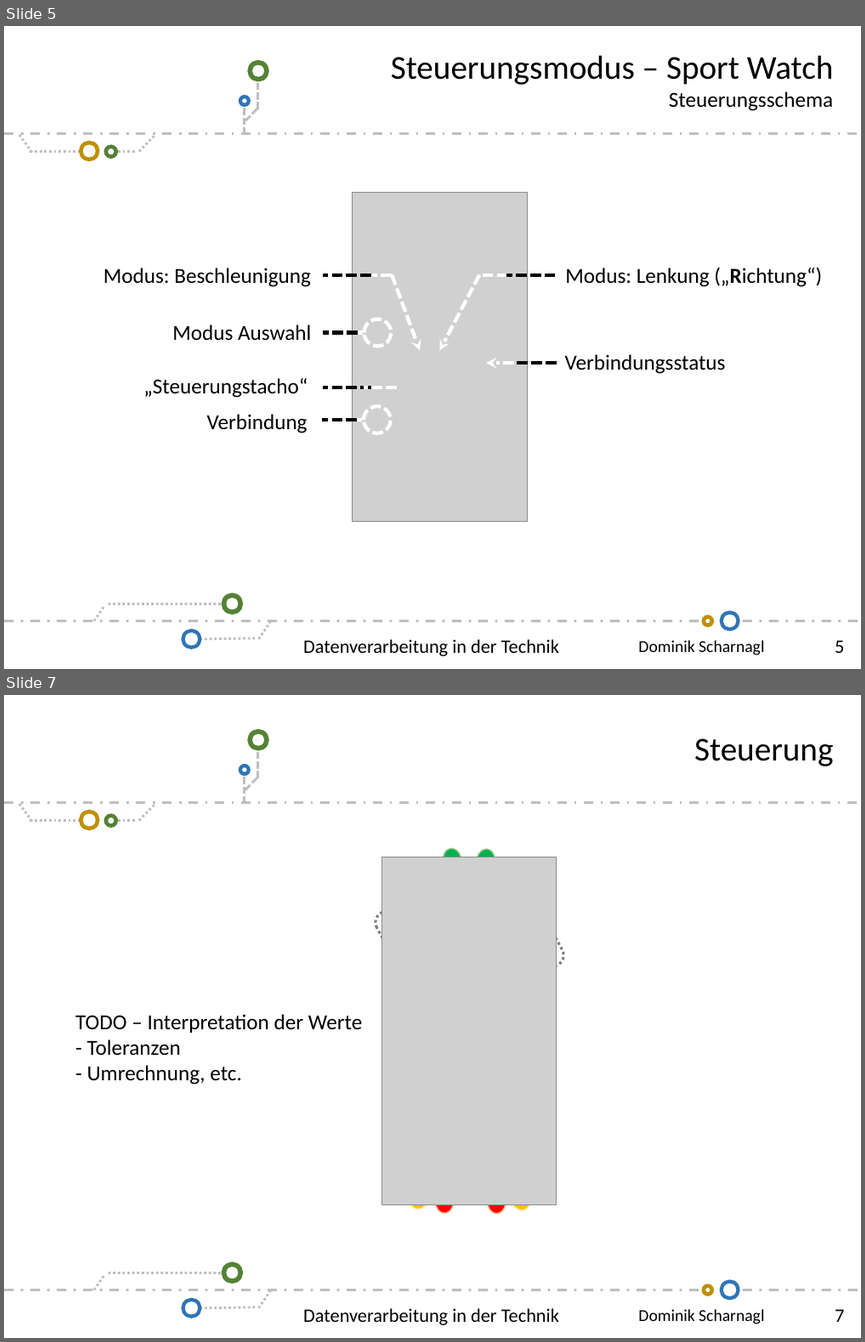
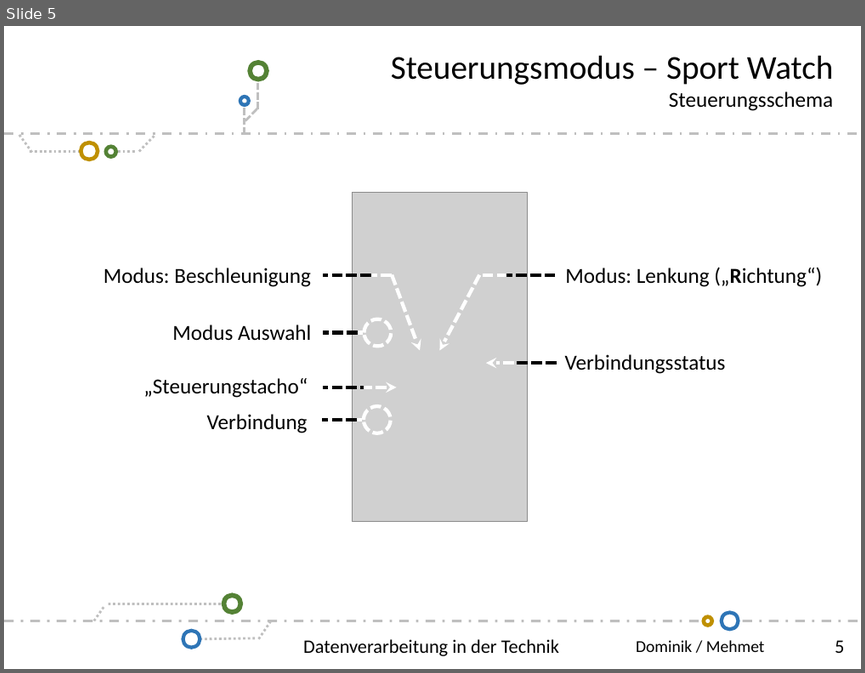
Before and after one commit to scd42636/DT_WS1718_02_StarCar, a slide deck: dokumentation/scd42636/Dominik-Scharnagl.pptx. Shown one above the other, each under a label of ours: slides 5 and 7 before the commit, slide 5 after it; the slides between them are not shown. The pictures are 865x1342 and 865x673 pixels, drawn with LibreOffice and Linux fonts; fonts in the diff are those of the drawing; grey boxes stand for pictures; background and template pictures are left out. Boxes give left, top, right and bottom in pixels: in the first picture for what was removed or moved away, otherwise in the second. Text is boxed around its words. In the diff, an @@ line names an element or a change of style, - is before the commit and + after.

```diff
--- a/dokumentation/scd42636/Dominik-Scharnagl.pptx
+++ b/dokumentation/scd42636/Dominik-Scharnagl.pptx
@@ slide 7 removed at bbox=[4, 695, 861, 1338], background #FFFFFF; not listed: 24 template elements that a slide beside it also shows @@
@@ text removed at bbox=[694, 738, 833, 766] @@
-Steuerung
@@ picture removed at bbox=[382, 858, 556, 1205] @@
@@ group removed at bbox=[371, 847, 567, 1213]: 6 chord (boxed as its full ellipse)s, 2 rounded rectangles @@
@@ text removed at bbox=[75, 1014, 363, 1084] @@
-TODO – Interpretation der Werte
-- Toleranzen
-- Umrechnung, etc.
@@ text removed at bbox=[303, 1308, 559, 1325] @@
-Datenverarbeitung in der Technik
@@ slide 5 changed as well @@
@@ line (397, 387) - (364, 387): line to arrow @@
@@ text at bbox=[636, 640, 765, 652]: text changed @@
-Dominik Scharnagl
+Dominik / Mehmet
```
Also in this commit, not shown: 10 other slides changed, 2 slides added.
